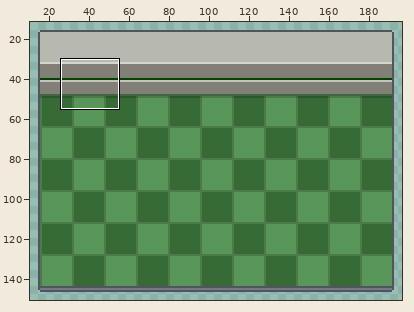
A sprite sheet gets an edit: images/maps/O2Lower.png. The first picture is a wide view before the edit; the outline marks the close-up.
Close-up. Earlier state:
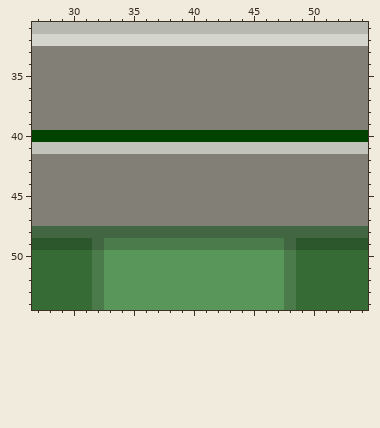
The file is 208x160 pixels. Colours within 5 levels of each other are drawn and written as one. Shown: x 27..54, y 31..54. The wide view leaves out empty margins.
After:
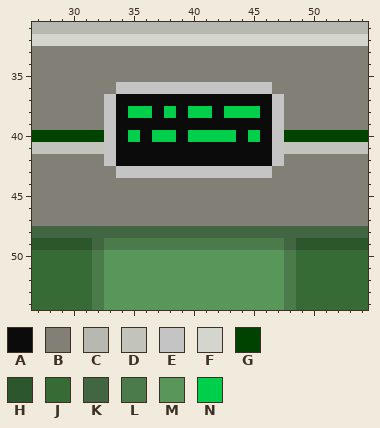
Palette (. is transparent): A #0b0b0b  B #817f76  C #b7b9b1  D #c2c4bc  E #c4c4c4  F #d4d6ce  G #004300  H #2c562c  J #366b36  K #416641  L #4b7b4b  M #599659  N #00cf4c
Diff:
@@ x 31..49 @@
 35 BBBBBBBBBBBBBBBBBBB
-36 BBBBBBBBBBBBBBBBBBB
-37 BBBBBBBBBBBBBBBBBBB
-38 BBBBBBBBBBBBBBBBBBB
-39 BBBBBBBBBBBBBBBBBBB
-40 GGGGGGGGGGGGGGGGGGG
-41 DDDDDDDDDDDDDDDDDDD
-42 BBBBBBBBBBBBBBBBBBB
-43 BBBBBBBBBBBBBBBBBBB
+36 BBBEEEEEEEEEEEEEBBB
+37 BBEAAAAAAAAAAAAAEBB
+38 BBEANNANANNANNNAEBB
+39 BBEAAAAAAAAAAAAAEBB
+40 GGEANANNANNNNANAEGG
+41 DDEAAAAAAAAAAAAAEDD
+42 BBEAAAAAAAAAAAAAEBB
+43 BBBEEEEEEEEEEEEEBBB
 44 BBBBBBBBBBBBBBBBBBB
Pixel boxes of the changes (left, top, right, bottom) in both close-ups:
changed: (104, 82, 284, 178)
